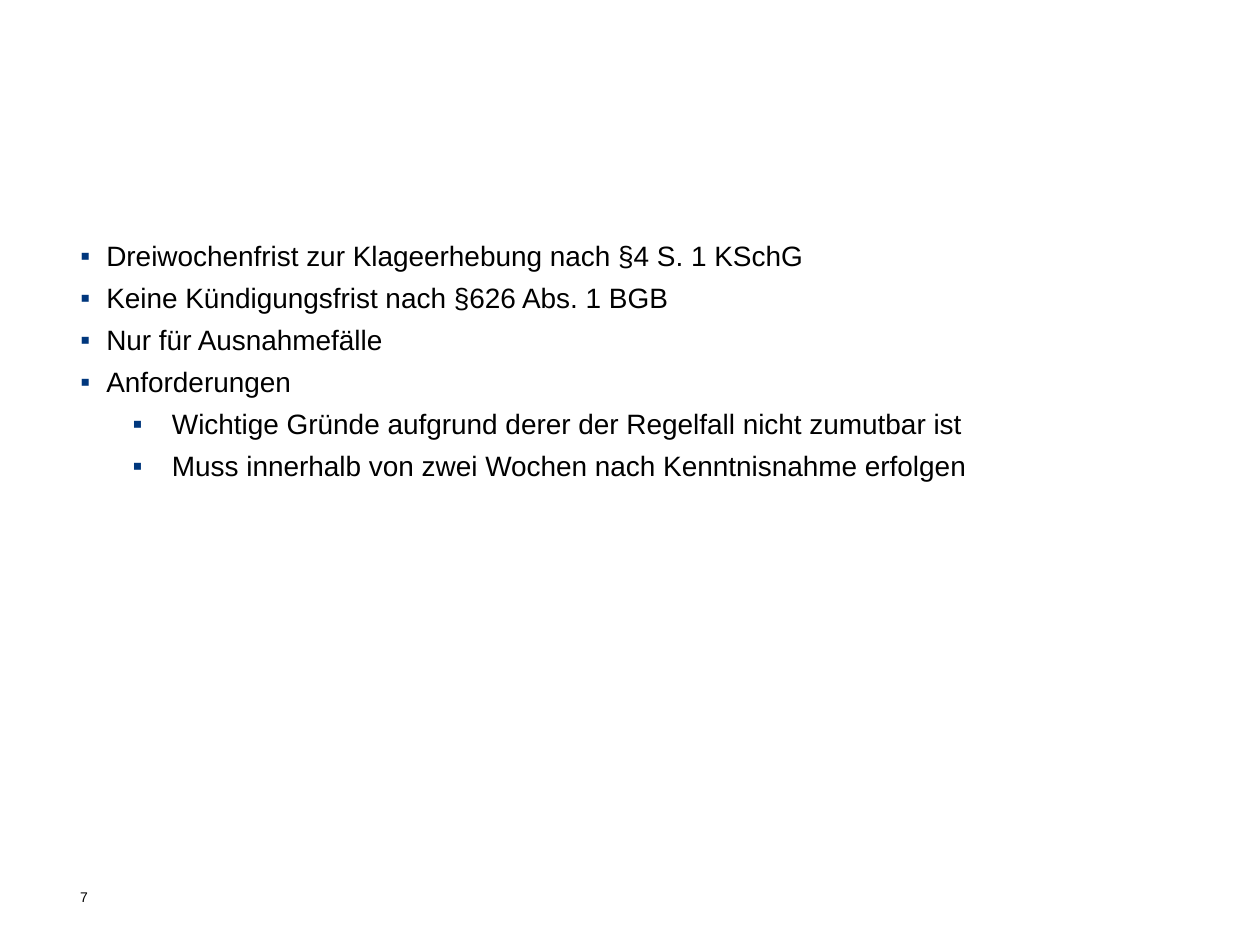
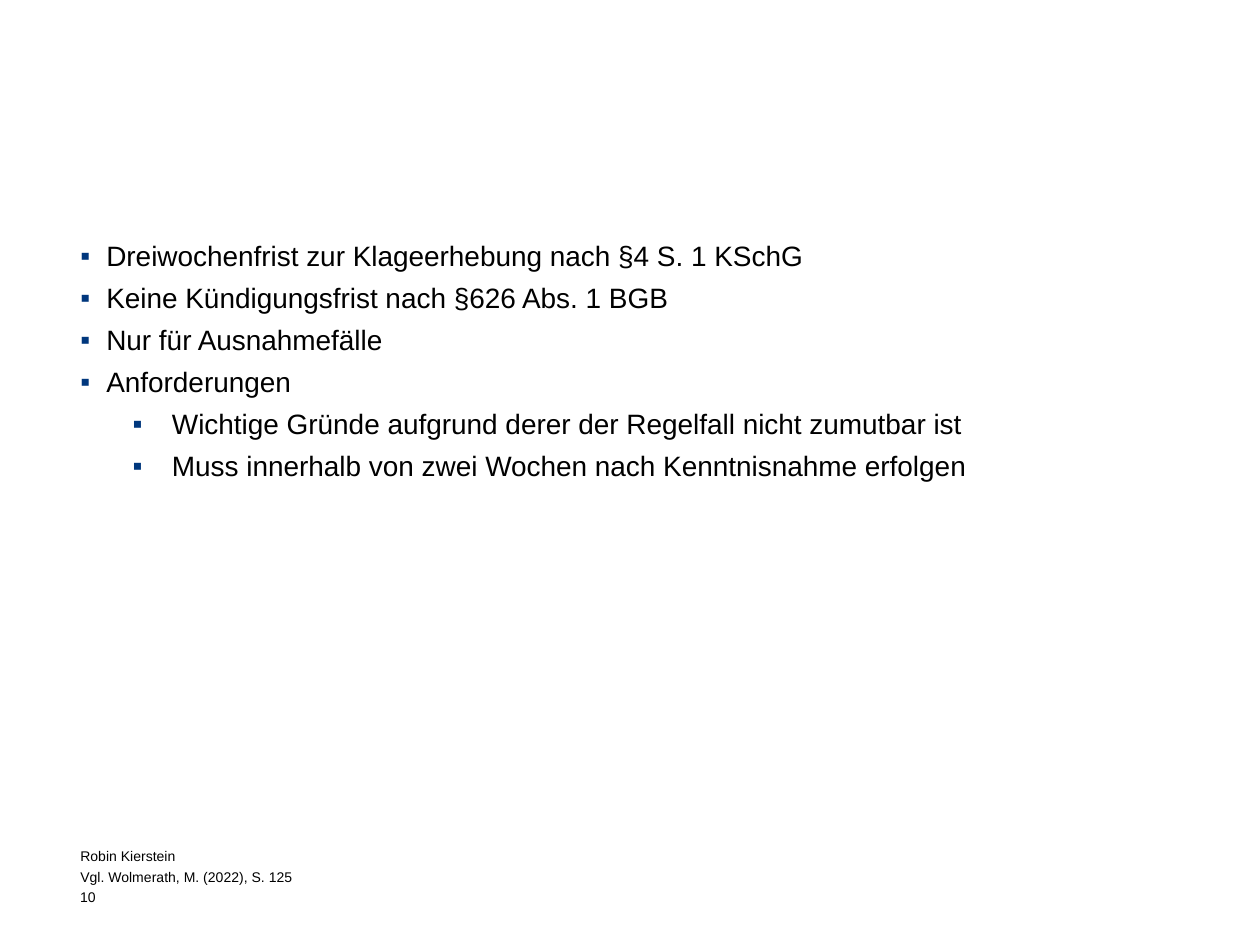
Before and after one commit to Debkou/Weorkshop, a slide deck: slide 10 of Führung Folien Robin.pptx (slide 7 before the commit). Drawn at 1260x945 pixels with LibreOffice and Linux fonts; fonts in the diff are those of the drawing; background and template pictures are left out. Boxes give left, top, right and bottom in pixels: in the first picture for what was removed or moved away, otherwise in the second. Text is boxed around its words. In the diff, an @@ line names an element or a change of style, - is before the commit and + after.

```diff
--- a/Führung Folien Robin.pptx
+++ b/Führung Folien Robin.pptx
@@ text added at (80, 851, 292, 885), 8 pt, text #000000 @@
+Robin Kierstein
+Vgl. Wolmerath, M. (2022), S. 125
@@ page number at (80, 892, 96, 902): text changed @@
-7
+10
```
Also in this commit, not shown: 10 other slides changed, 9 slides added.
